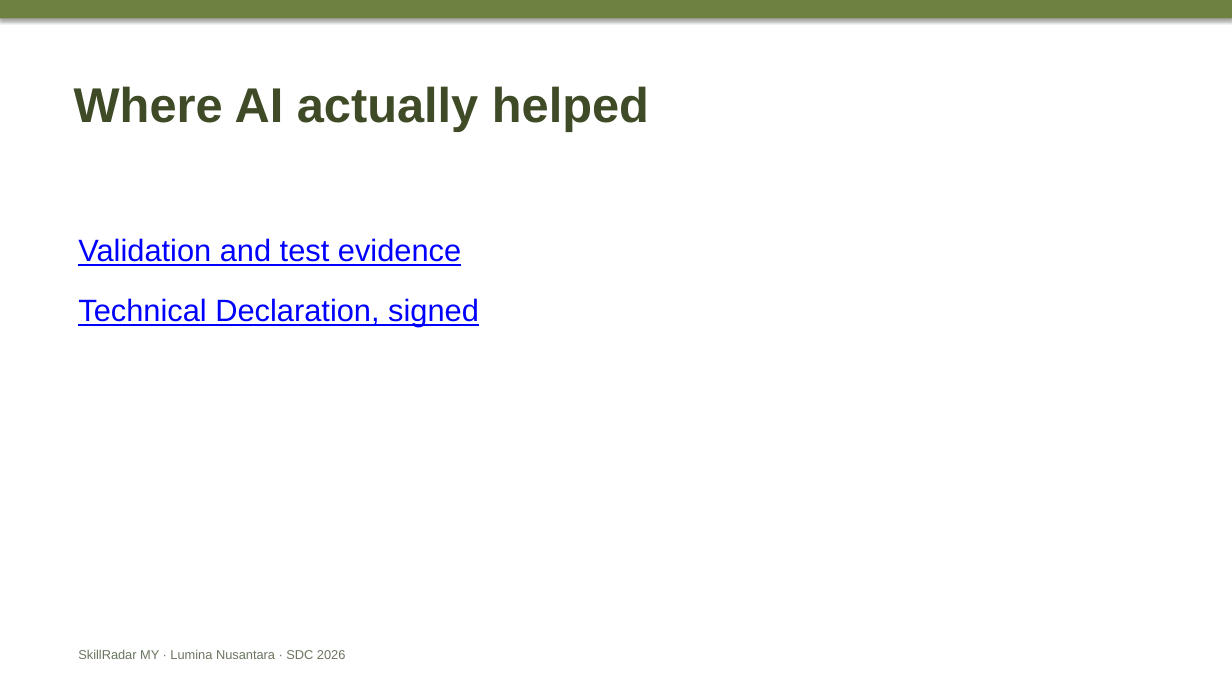
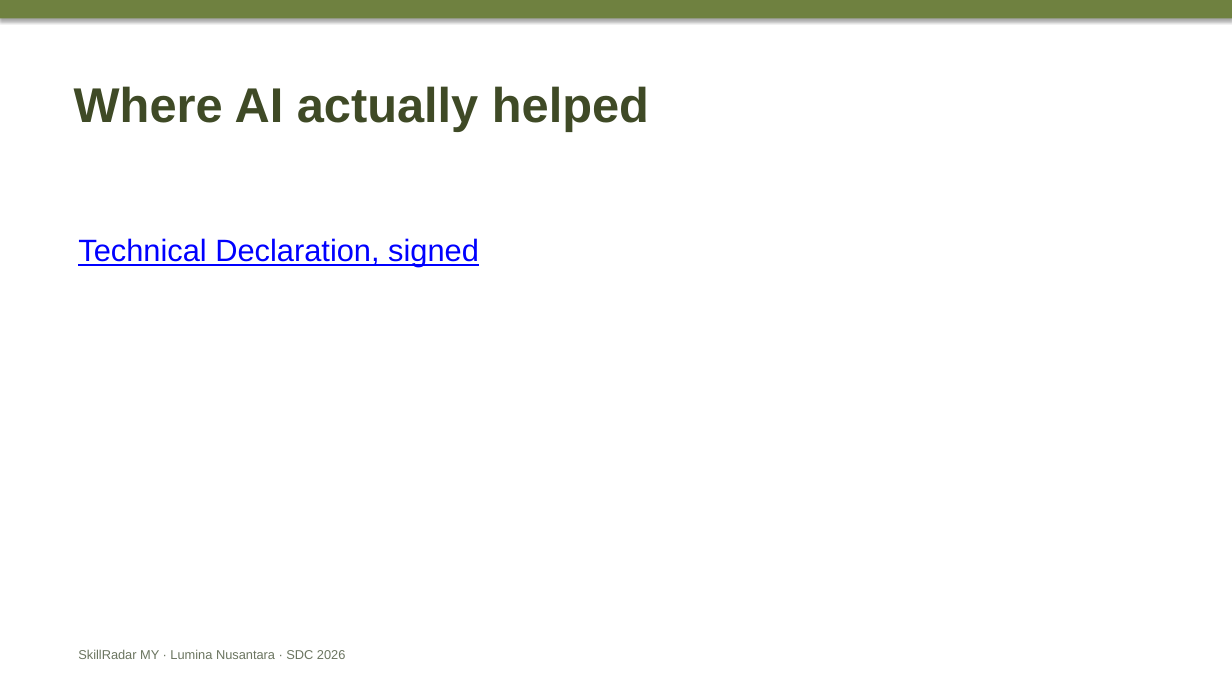
Before and after one commit to douyinlin/sdc2026-lumina-nusantara, a slide deck: slide 3 of team/CUE_DECK_4min10_to_6min.pptx. Drawn at 1232x693 pixels with LibreOffice and Linux fonts; fonts in the diff are those of the drawing. Boxes give left, top, right and bottom in pixels: in the first picture for what was removed or moved away, otherwise in the second. Text is boxed around its words. In the diff, an @@ line names an element or a change of style, - is before the commit and + after.

```diff
--- a/team/CUE_DECK_4min10_to_6min.pptx
+++ b/team/CUE_DECK_4min10_to_6min.pptx
@@ text at box(78, 238, 461, 266): paragraph removed @@
-Validation and test evidence
```
Also in this commit, not shown: 4 other slides changed, 3 other files.
